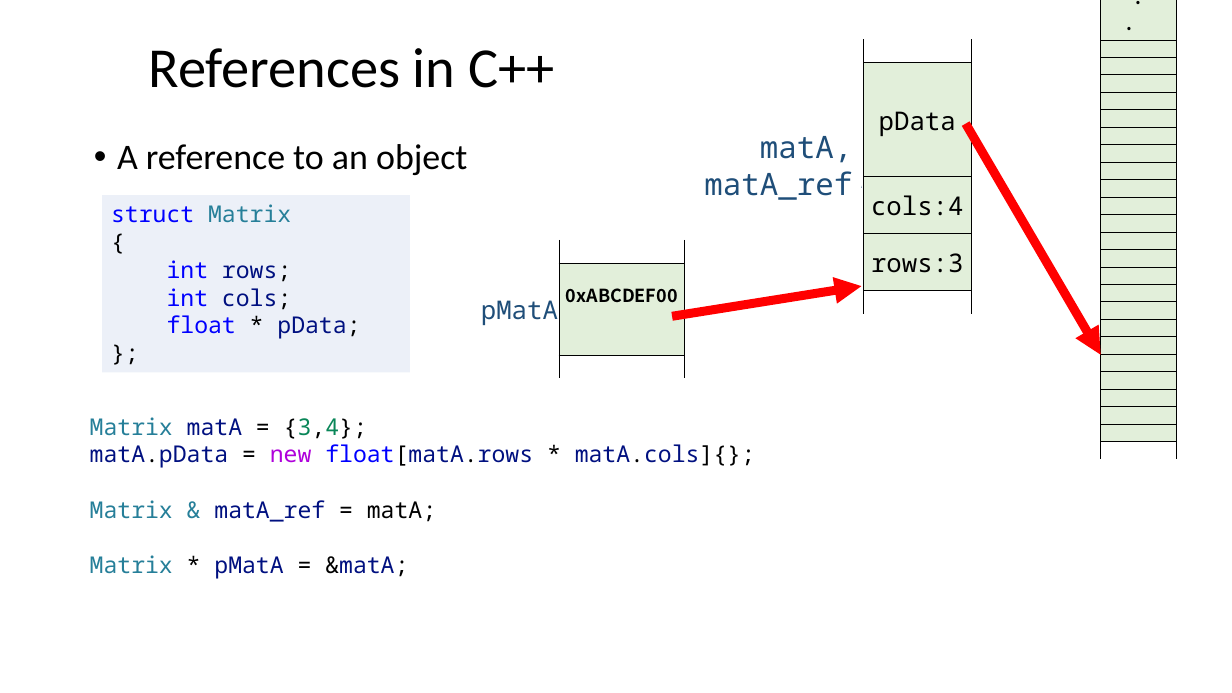
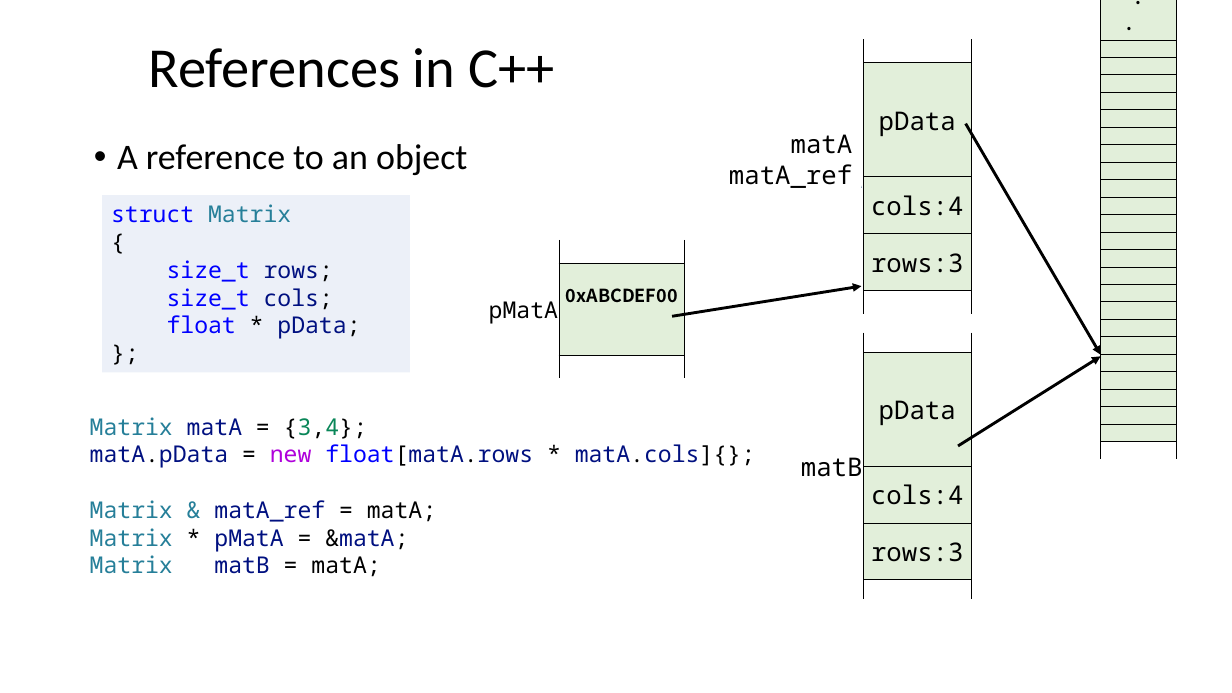
Before and after one commit to ShiqiYu/CPP, a slide deck: slide 19 of week06/Lecture06.pptx. Drawn at 1232x693 pixels with LibreOffice and Linux fonts; fonts in the diff are those of the drawing; background and template pictures are left out. Boxes give left, top, right and bottom in pixels: in the first picture for what was removed or moved away, otherwise in the second. Text is boxed around its words. In the diff, an @@ line names an element or a change of style, - is before the commit and + after.

Commit message:
udpate size_t

```diff
--- a/week06/Lecture06.pptx
+++ b/week06/Lecture06.pptx
@@ text at box(729, 134, 853, 188): text changed; size 24 to 20 pt; text colour #1F4E79 to #000000 @@
-matA,
-matA_ref
+matA
+matA_ref
@@ arrow (966, 124) - (1101, 355): stroke #FF0000 7 pt to #000000 2.25 pt @@
@@ text in rectangle at box(167, 260, 333, 310): text changed; text colour #001080 to #0000FF @@
-int rows;
-int cols;
+size_t rows;
+size_t cols;
@@ table at box(460, 240, 701, 379) @@
@@ size 20 to 18 pt, text colour #1F4E79 to #000000 in "pMatA" @@
@@ arrow (672, 316) - (861, 287): stroke #FF0000 7 pt to #000000 2.25 pt @@
@@ table added at box(745, 333, 986, 600), 18 rows, 3 columns @@
+ |  | 
+matB | pData | 
+ |  | 
+ |  | 
+ |  | 
+ |  | 
+ |  | 
+ |  | 
+ |  | 
+ | cols:4 | 
+ |  | 
+ |  | 
+ |  | 
+ | rows:3 | 
+ |  | 
+ |  | 
+ |  | 
+ |  | 
@@ arrow added from (958, 446) to (1101, 357), #000000 2.25 pt @@
@@ text at box(90, 555, 380, 577): paragraph added @@
+Matrix matB = matA;
```
Also in this commit, not shown: 6 other slides changed, 6 other files.
